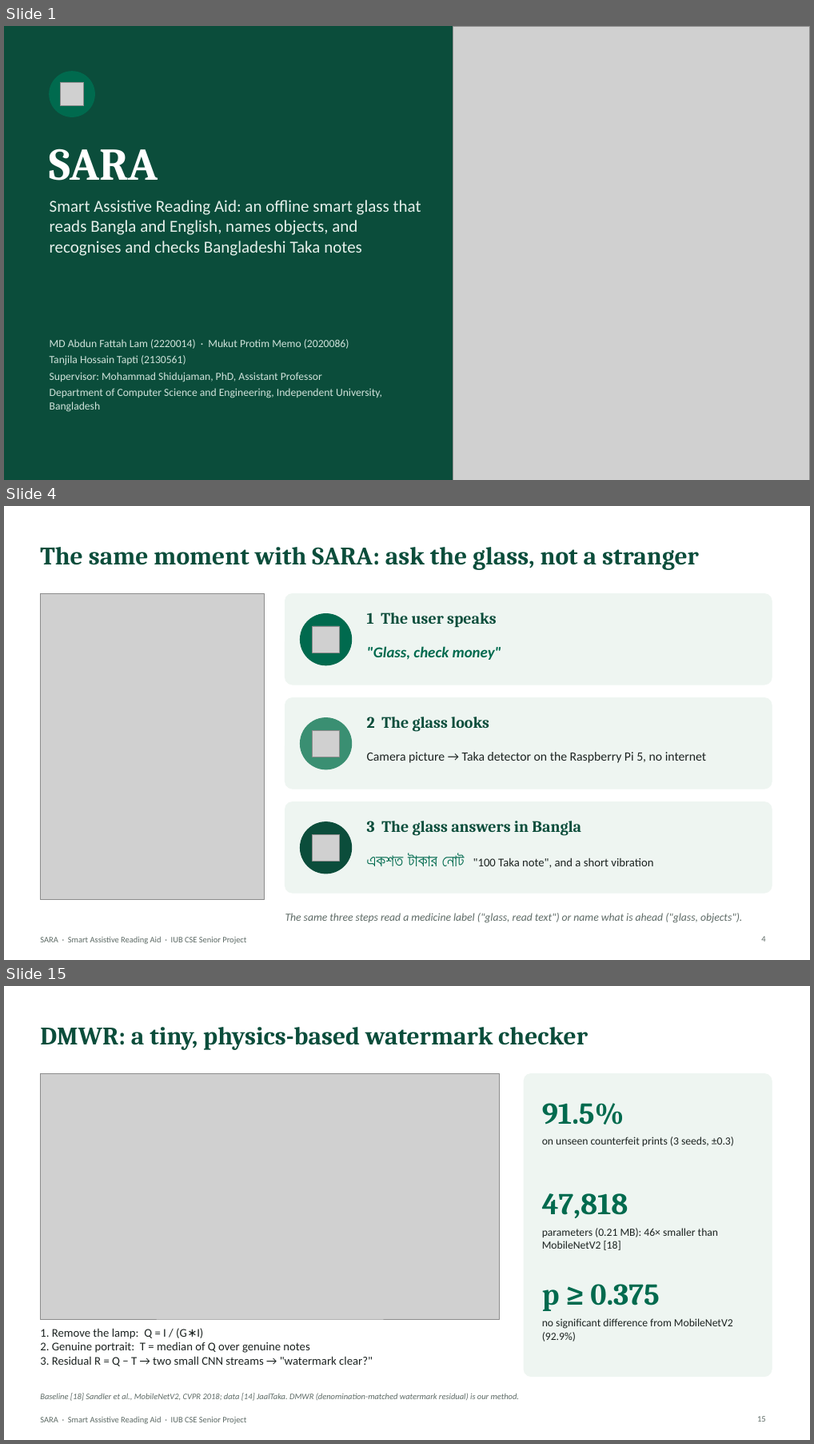
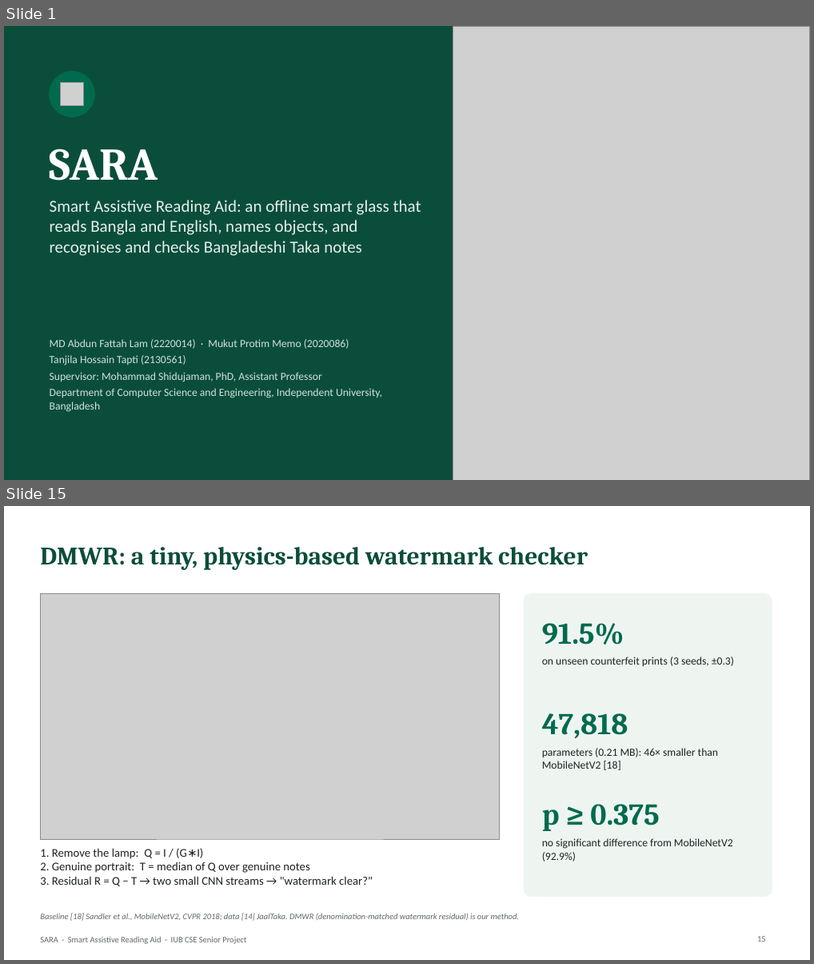
Before and after one commit to aflam330/Senior_project_wearable_glass_for_blind_people_using_ocr_and_ylo, a slide deck: Thesis Report and paper/thesis report/slides/SARA_Presentation.pptx. Shown one above the other, each under a label of ours: slides 1, 4 and 15 before the commit, slides 1 and 15 after it; the slides between them are not shown. The pictures are 814x1444 and 814x964 pixels, drawn with LibreOffice and Linux fonts; fonts in the diff are those of the drawing; grey boxes stand for pictures. Boxes give left, top, right and bottom in pixels: in the first picture for what was removed or moved away, otherwise in the second. Text is boxed around its words. In the diff, an @@ line names an element or a change of style, - is before the commit and + after.

```diff
--- a/Thesis Report and paper/thesis report/slides/SARA_Presentation.pptx
+++ b/Thesis Report and paper/thesis report/slides/SARA_Presentation.pptx
@@ slide 4 removed at [4, 506, 810, 960], background #FFFFFF; not listed: 1 template element that a slide beside it also shows @@
@@ title removed at [40, 547, 699, 570] @@
-The same moment with SARA: ask the glass, not a stranger
@@ picture removed at [40, 594, 264, 900] @@
@@ rounded rectangle removed at [286, 594, 772, 684] @@
@@ ellipse removed at [301, 614, 352, 665] @@
@@ text removed at [367, 612, 496, 628] @@
-1 The user speaks
@@ picture removed at [313, 626, 339, 652] @@
@@ text removed at [367, 646, 502, 660] @@
-"Glass, check money"
@@ rounded rectangle removed at [286, 698, 772, 788] @@
@@ ellipse removed at [301, 718, 352, 769] @@
@@ text removed at [367, 716, 490, 732] @@
-2 The glass looks
@@ picture removed at [313, 730, 339, 756] @@
@@ text removed at [367, 752, 706, 763] @@
-Camera picture → Taka detector on the Raspberry Pi 5, no internet
@@ rounded rectangle removed at [286, 802, 772, 892] @@
@@ ellipse removed at [301, 822, 352, 873] @@
@@ picture removed at [313, 834, 339, 860] @@
@@ text removed at [367, 820, 582, 836] @@
-3 The glass answers in Bangla
@@ text removed at [367, 853, 654, 868] @@
-একশত টাকার নোট "100 Taka note", and a short vibration
@@ text removed at [286, 912, 742, 923] @@
-The same three steps read a medicine label ("glass, read text") or name what is ahead ("glass, objects").
@@ page number removed at [762, 936, 766, 941] @@
-4
```
Also in this commit, not shown: 16 slides changed, 5 slides added, 3 other slides removed, 17 other files.
